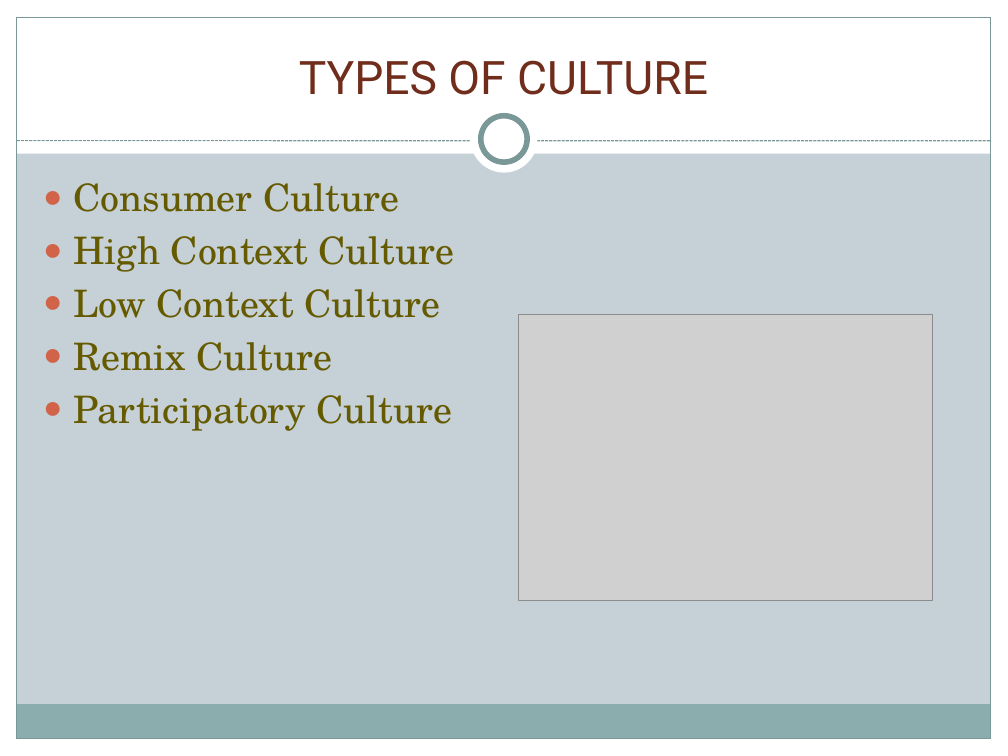
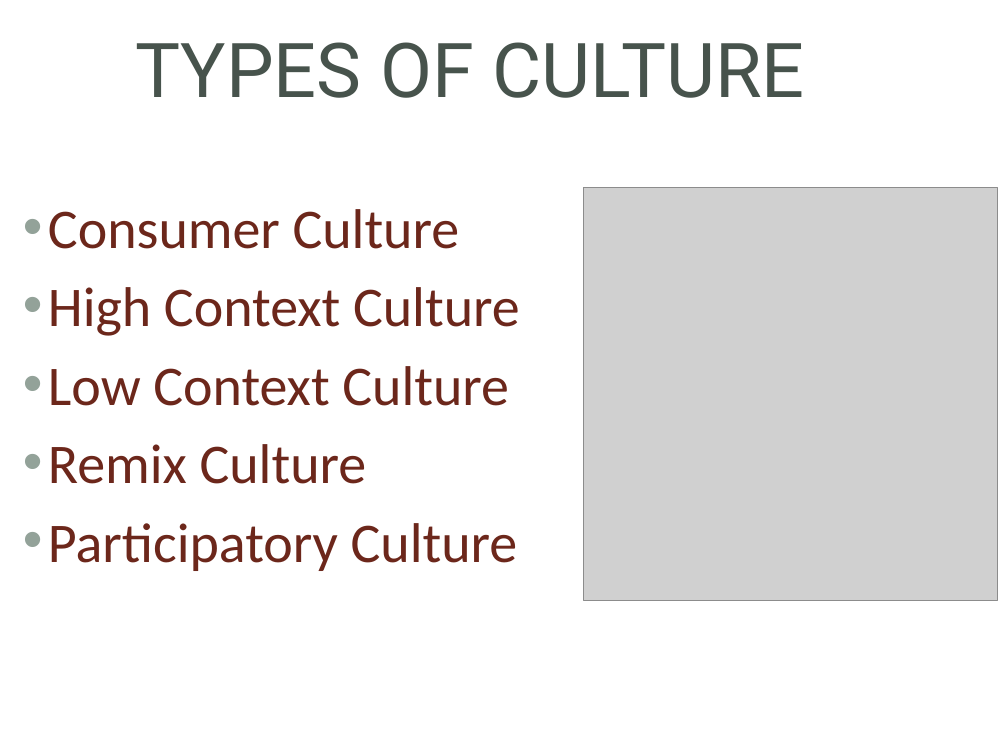
Before and after one commit to varshu519/varsha, a slide deck: slide 5 of Arts and culture.pptx. Drawn at 1008x756 pixels with LibreOffice and Linux fonts; fonts in the diff are those of the drawing; grey boxes stand for pictures; background and template pictures are left out. Boxes give left, top, right and bottom in pixels: in the first picture for what was removed or moved away, otherwise in the second. Text is boxed around its words. In the diff, an @@ line names an element or a change of style, - is before the commit and + after.

```diff
--- a/Arts and culture.pptx
+++ b/Arts and culture.pptx
@@ background #C5D1D7 to picture (left out) @@
@@ title "TYPES OF CULTURE": place and size @@
-title "TYPES OF CULTURE" at box(299, 60, 708, 95)
+title "TYPES OF CULTURE" at box(135, 42, 805, 98)
@@ title "TYPES OF CULTURE" at box(135, 42, 805, 98): size 33 to 54 pt, text colour #712D1C to #47534C; vertical alignment bottom to middle @@
@@ rectangle removed at box(0, 0, 1008, 153) @@
@@ rectangle removed at box(0, 0, 17, 756) @@
@@ rounded rectangle added at box(10, 11, 998, 746), fill #FFFFFF @@
@@ rectangle removed at box(17, 17, 991, 739) @@
@@ rectangle removed at box(991, 0, 1008, 756) @@
@@ ellipse removed at box(471, 106, 538, 173) @@
@@ ellipse removed at box(481, 116, 527, 162) @@
@@ line removed from (17, 141) to (991, 141) @@
@@ text "Consumer Culture": place and size @@
-text "Consumer Culture" at box(73, 183, 455, 431)
+text "Consumer Culture" at box(48, 209, 520, 571)
@@ text "Consumer Culture" at box(48, 209, 520, 571): size 27 to 40 pt, font TeX Gyre Schola to Calibri, text colour #665A00 to #6C271B; bullet ● to •; more space between paragraphs; bullet colour #D16349 to #93A299 @@
@@ picture: place and size @@
-picture at box(518, 314, 932, 600)
+picture at box(584, 187, 998, 600)
@@ rectangle removed at box(16, 705, 990, 739) @@
@@ rectangle removed at box(0, 739, 1008, 756) @@
```
Also in this commit, not shown: 7 other slides changed, 1 slide added, 1 slide removed.
